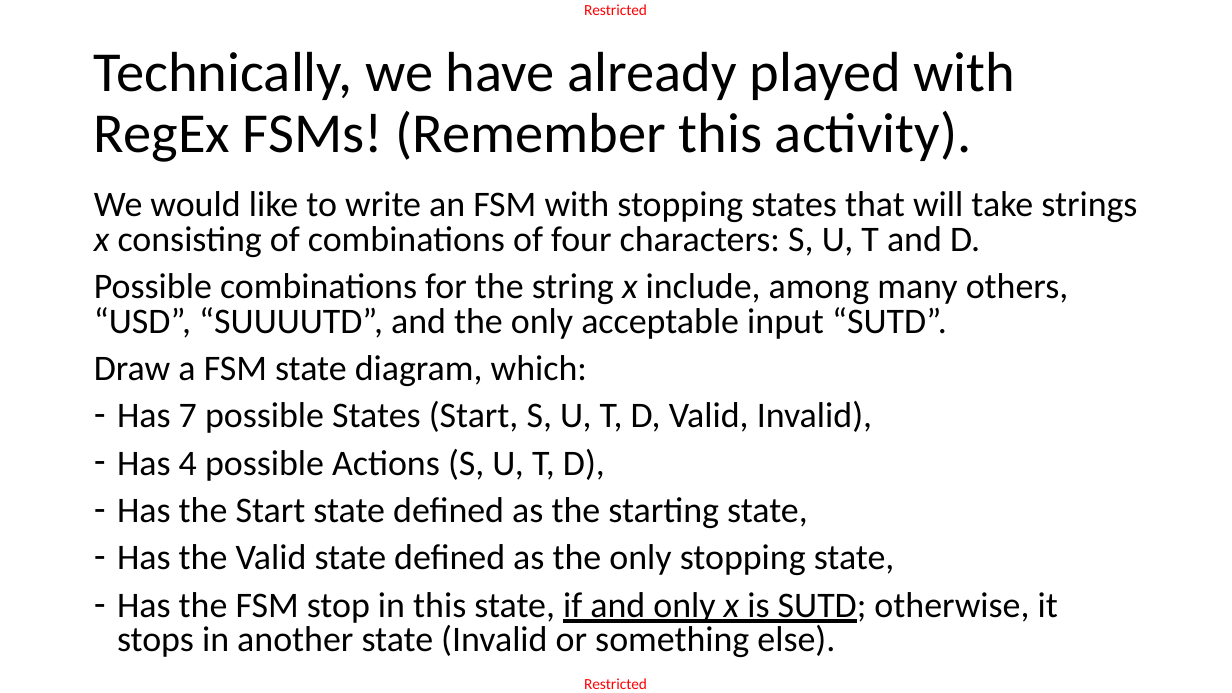
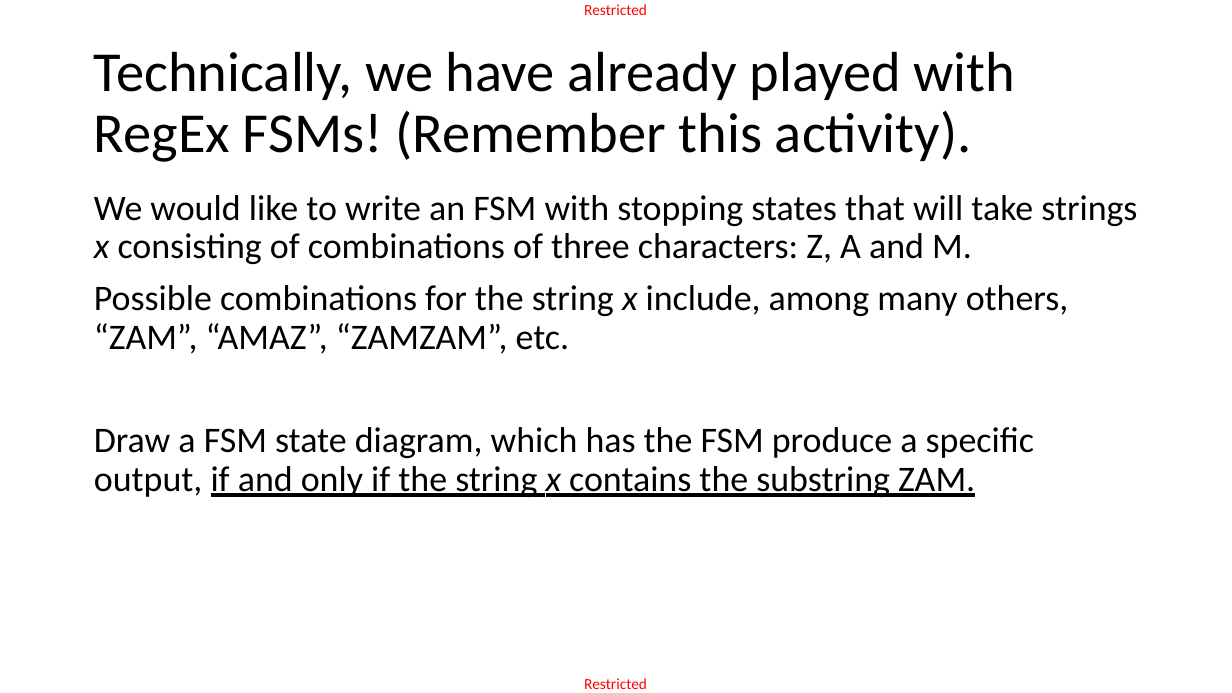
Before and after one commit to matthieudemari/SUTD_PLC_50_051, a slide deck: slide 5 of W9/W9S2/W9S2.pptx. Drawn at 1232x693 pixels with LibreOffice and Linux fonts; fonts in the diff are those of the drawing. Boxes give left, top, right and bottom in pixels: in the first picture for what was removed or moved away, otherwise in the second. Text is boxed around its words. In the diff, an @@ line names an element or a change of style, - is before the commit and + after.

```diff
--- a/W9/W9S2/W9S2.pptx
+++ b/W9/W9S2/W9S2.pptx
@@ text at (94, 195, 1137, 497): text changed @@
-We would like to write an FSM with stopping states that will take strings x consisting of combinations of four characters: S, U, T and D.
-Possible combinations for the string x include, among many others, “USD”, “SUUUUTD”, and the only acceptable input “SUTD”.
-Draw a FSM state diagram, which:
-– Has 7 possible States (Start, S, U, T, D, Valid, Invalid),
-– Has 4 possible Actions (S, U, T, D),
-– Has the Start state defined as the starting state,
-– Has the Valid state defined as the only stopping state,
-– Has the FSM stop in this state, if and only x is SUTD; otherwise, it stops in another state (Invalid or something else).
+We would like to write an FSM with stopping states that will take strings x consisting of combinations of three characters: Z, A and M.
+Possible combinations for the string x include, among many others, “ZAM”, “AMAZ”, “ZAMZAM”, etc.
+Draw a FSM state diagram, which has the FSM produce a specific output, if and only if the string x contains the substring ZAM.
```
Also in this commit, not shown: 22 other slides changed, 27 slides added, 6 slides removed, 19 other files.
